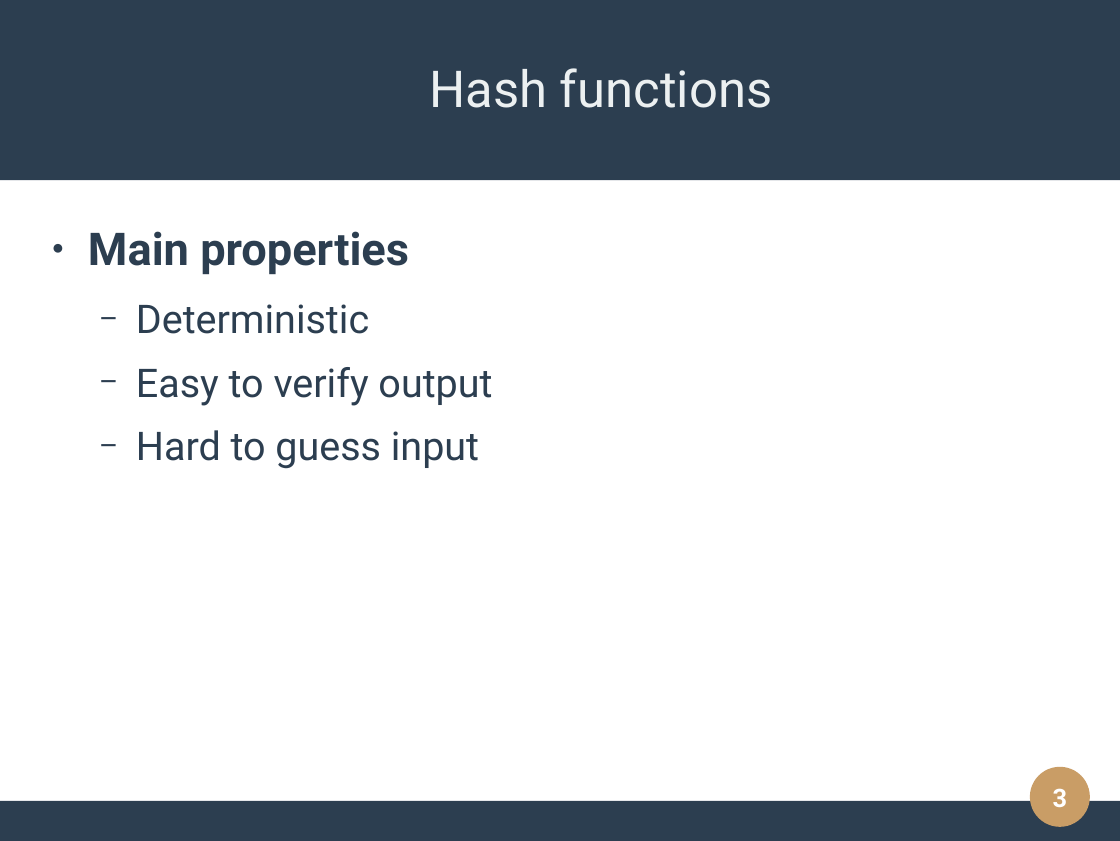
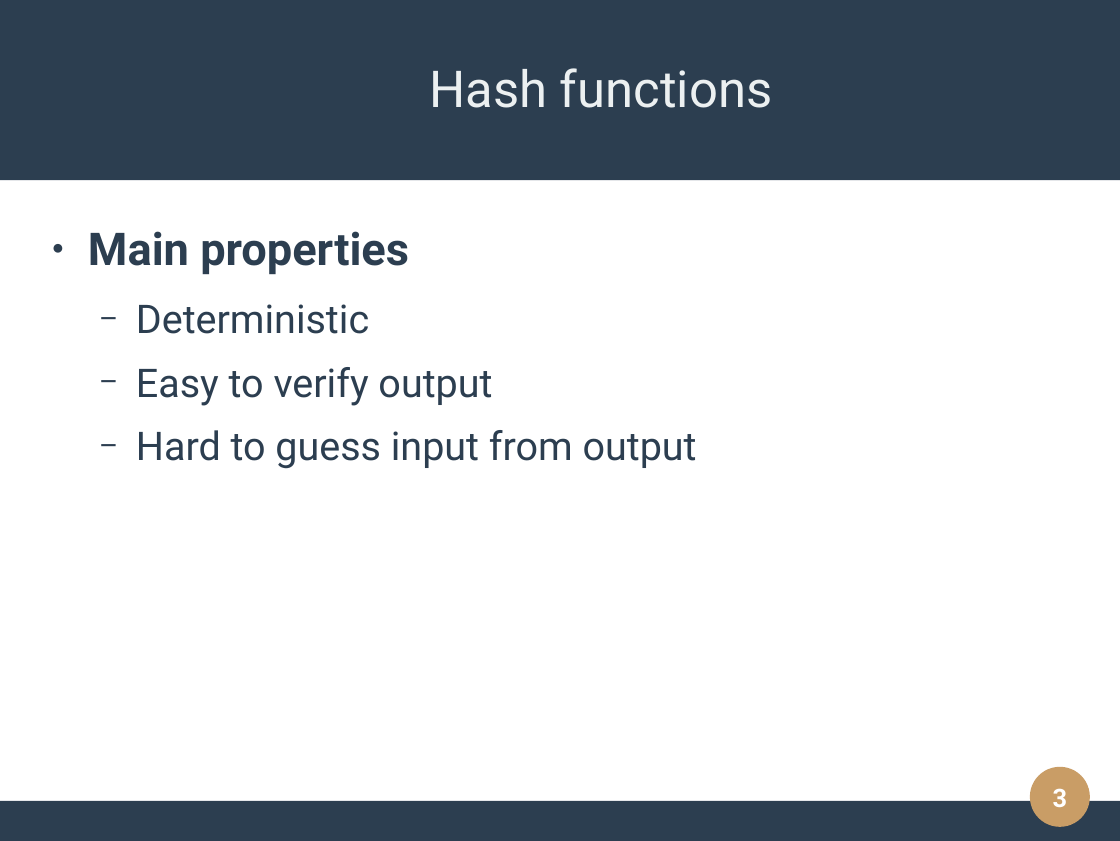
Before and after one commit to maia-dev/ethereum-solidity, a slide deck: slide 3 of presentation/Slides.odp. Drawn at 1120x841 pixels with LibreOffice and Linux fonts; fonts in the diff are those of the drawing; background and template pictures are left out. Boxes give left, top, right and bottom in pixels: in the first picture for what was removed or moved away, otherwise in the second. Text is boxed around its words. In the diff, an @@ line names an element or a change of style, - is before the commit and + after.

Commit message:
working on presentation

```diff
--- a/presentation/Slides.odp
+++ b/presentation/Slides.odp
@@ text at (136,430,697,469): text changed @@
-  − Hard to guess input
+  − Hard to guess input from output
```
Also in this commit, not shown: 2 other slides changed, 1 slide added, 1 slide removed, 3 other files.
